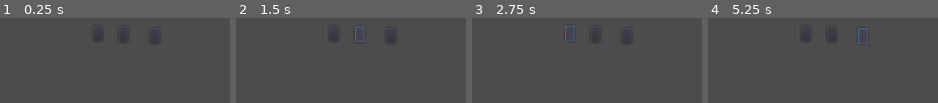
Above: before the commit, frames 1-4 (left to right).
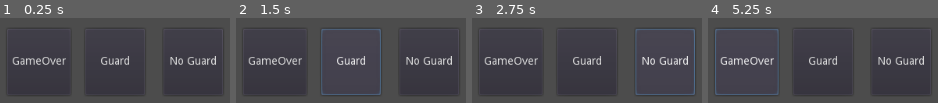
Above: after the commit, the same moments.

Repository: AniMerrill/Metempsychosis
Game: Godot game, scene res://audio/AudioModule.tscn
Two runs of this game, one before a commit and one after it. Both use one fixed random seed, a clock stepped at 60 frames per second and the inputs below. The project has no main scene, so this scene is started directly. Sound files missing from this copy of the repository are replaced by a short silence.
Inputs (mouse positions are in pixels of both pictures, inside the frame that each line leads up to; where the layout moved, square brackets give the same spot in the first picture):
- Up to frame 1 (0.25 s): no input
- Up to frame 2 (1.5 s): click (275, 62) [392, 35] at 0.5 s; click (351, 62) [360, 34] at 1.25 s
- Up to frame 3 (2.75 s): click (665, 62) [570, 33] at 2 s
- Up to frame 4 (5.25 s): click (747, 62) [864, 35] at 2.75 s; click (823, 62) [832, 34] at 3.5 s; click (901, 62) [806, 33] at 4.25 s; click (747, 62) [864, 35] at 5 s

The runs differ from the first frame. In frame 1, 2.6% of the frame differs, in the area x 5-94%, y 11-56%; in frame 2, 4.2%, in the area x 5-94%, y 9-91%; in frame 3, 3.9%; in frame 4, 4.2%.
Error in both runs: Attempt to call function 'get_index' in base 'null instance' on a null instance. (res://addons/mixing-desk/music/mixing_desk_music.gd:151)

Commit message:
bar transition added

Diff:
--- a/audio/AudioModule.gd
+++ b/audio/AudioModule.gd
@@ -10,17 +10,18 @@
 	mdm.play("Exploration")
 
 # Called every frame. 'delta' is the elapsed time since the previous frame.
-#func _process(delta):
-#	pass
+func _process(delta):
+	if Input.is_action_just_pressed("ui_accept"):
+		mdm.queue_bar_transition("GuardOnWatch")
+		print("queue guard")
 
+func _on_Button_pressed():
+	mdm.queue_beat_transition("GuardOnWatch")
+	print("queue guard")
 
-func _on_Button_button_down():
-	pass
-
-
-func _on_Button2_button_down():
+func _on_Button2_pressed():
 	pass # Replace with function body.
 
 
-func _on_Button3_button_down():
+func _on_Button3_pressed():
 	pass # Replace with function body.
--- a/audio/AudioModule.tscn
+++ b/audio/AudioModule.tscn
@@ -17,33 +17,46 @@
 }
 
 [node name="Exploration" parent="MixingDeskMusic" instance=ExtResource( 4 )]
+transition_beats = 1.0
+transition_type = "Bar"
 
 [node name="GuardOnWatch" parent="MixingDeskMusic" instance=ExtResource( 5 )]
+tempo = 80
+transition_beats = 4.0
+transition_type = "Bar"
 
 [node name="GameOver" parent="MixingDeskMusic" instance=ExtResource( 6 )]
+tempo = 100
+bars = 7
+beats_in_bar = 4
+transition_beats = 4.0
+transition_type = "Bar"
 
 [node name="Buttons" type="Node" parent="."]
 
 [node name="Button" type="Button" parent="Buttons"]
-margin_left = 223.446
-margin_top = 59.0434
-margin_right = 235.446
-margin_bottom = 79.0434
+margin_left = 40.0
+margin_top = 60.0
+margin_right = 121.0
+margin_bottom = 145.0
+text = "GameOver"
 
 [node name="Button2" type="Button" parent="Buttons"]
-margin_left = 182.787
-margin_top = 57.2757
-margin_right = 194.787
-margin_bottom = 77.2757
+margin_left = 140.0
+margin_top = 60.0
+margin_right = 216.0
+margin_bottom = 145.0
+text = "Guard"
 
 [node name="Button3" type="Button" parent="Buttons"]
-margin_left = 150.26
-margin_top = 55.5079
-margin_right = 162.26
-margin_bottom = 75.5079
-[connection signal="button_down" from="Buttons/Button" to="." method="_on_Button_button_down"]
-[connection signal="button_down" from="Buttons/Button2" to="." method="_on_Button2_button_down"]
-[connection signal="button_down" from="Buttons/Button3" to="." method="_on_Button3_button_down"]
+margin_left = 240.0
+margin_top = 60.0
+margin_right = 316.0
+margin_bottom = 145.0
+text = "No Guard"
+[connection signal="pressed" from="Buttons/Button" to="." method="_on_Button_pressed"]
+[connection signal="pressed" from="Buttons/Button2" to="." method="_on_Button2_pressed"]
+[connection signal="pressed" from="Buttons/Button3" to="." method="_on_Button3_pressed"]
 
 [editable path="MixingDeskMusic/Exploration"]
 
--- a/project.godot
+++ b/project.godot
@@ -23,6 +23,23 @@
 config/name="Godot Wild Jam 17"
 config/icon="res://icon.png"
 
+[editor_plugins]
+
+enabled=PoolStringArray( "mixing-desk" )
+
+[importer_defaults]
+
+wav={
+"compress/mode": 0,
+"edit/loop": false,
+"edit/normalize": false,
+"edit/trim": true,
+"force/8_bit": false,
+"force/max_rate": false,
+"force/max_rate_hz": 44100,
+"force/mono": false
+}
+
 [input]
 
 click={
